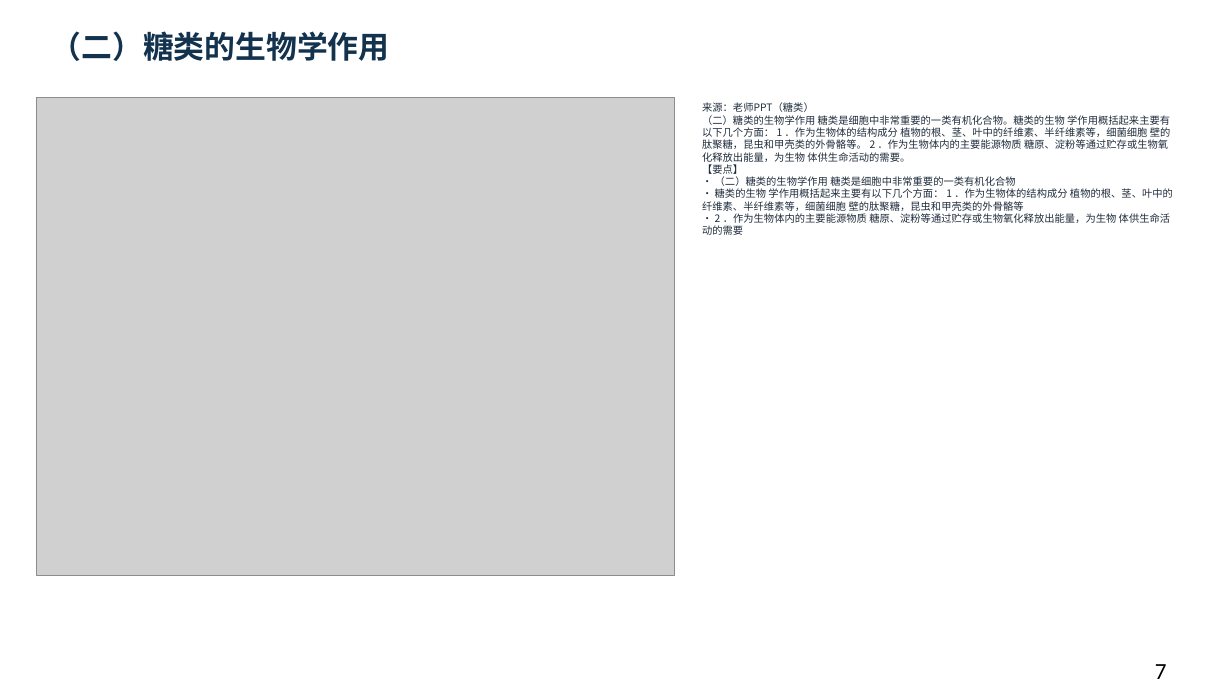
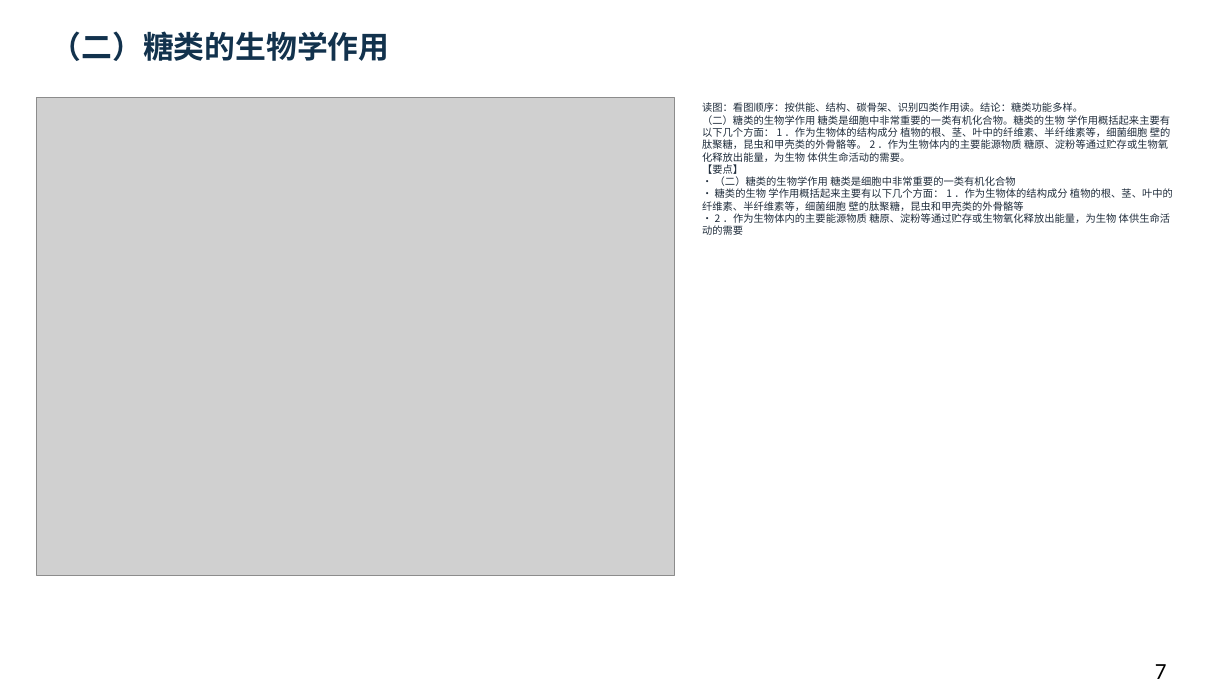
Before and after one commit to newkan-li/Biochemistry, a slide deck: slide 7 of downloads/bc09-ai-style.pptx. Drawn at 1232x693 pixels with LibreOffice and Linux fonts; fonts in the diff are those of the drawing; grey boxes stand for pictures. Boxes give left, top, right and bottom in pixels: in the first picture for what was removed or moved away, otherwise in the second. Text is boxed around its words. In the diff, an @@ line names an element or a change of style, - is before the commit and + after.

Commit message:
bc09补64页老师原页读图讲解:39页缺图注全部补齐,下载PPT同步;版本20261112cdm

```diff
--- a/downloads/bc09-ai-style.pptx
+++ b/downloads/bc09-ai-style.pptx
@@ text at (702,102,1173,235): text changed @@
-来源：老师PPT（糖类）
-（二）糖类的生物学作用 糖类是细胞中非常重要的一类有机化合物。糖类的生物 学作用概括起来主要有以下几个方面： 1 ．作为生物体的结构成分 植物的根、茎、叶中的纤维素、半纤维素等，细菌细胞 壁的肽聚糖，昆虫和甲壳类的外骨骼等。 2 ．作为生物体内的主要能源物质 糖原、淀粉等通过贮存或生物氧化释放出能量，为生物 体供生命活动的需要。
-【要点】
-• （二）糖类的生物学作用 糖类是细胞中非常重要的一类有机化合物
-• 糖类的生物 学作用概括起来主要有以下几个方面： 1 ．作为生物体的结构成分 植物的根、茎、叶中的纤维素、半纤维素等，细菌细胞 壁的肽聚糖，昆虫和甲壳类的外骨骼等
-• 2 ．作为生物体内的主要能源物质 糖原、淀粉等通过贮存或生物氧化释放出能量，为生物 体供生命活动的需要
+读图：看图顺序：按供能、结构、碳骨架、识别四类作用读。结论：糖类功能多样。
+（二）糖类的生物学作用 糖类是细胞中非常重要的一类有机化合物。糖类的生物 学作用概括起来主要有以下几个方面： 1 ．作为生物体的结构成分 植物的根、茎、叶中的纤维素、半纤维素等，细菌细胞 壁的肽聚糖，昆虫和甲壳类的外骨骼等。 2 ．作为生物体内的主要能源物质 糖原、淀粉等通过贮存或生物氧化释放出能量，为生物 体供生命活动的需要。
+【要点】
+• （二）糖类的生物学作用 糖类是细胞中非常重要的一类有机化合物
+• 糖类的生物 学作用概括起来主要有以下几个方面： 1 ．作为生物体的结构成分 植物的根、茎、叶中的纤维素、半纤维素等，细菌细胞 壁的肽聚糖，昆虫和甲壳类的外骨骼等
+• 2 ．作为生物体内的主要能源物质 糖原、淀粉等通过贮存或生物氧化释放出能量，为生物 体供生命活动的需要
```
Also in this commit, not shown: 104 other slides changed, 5 other files.
